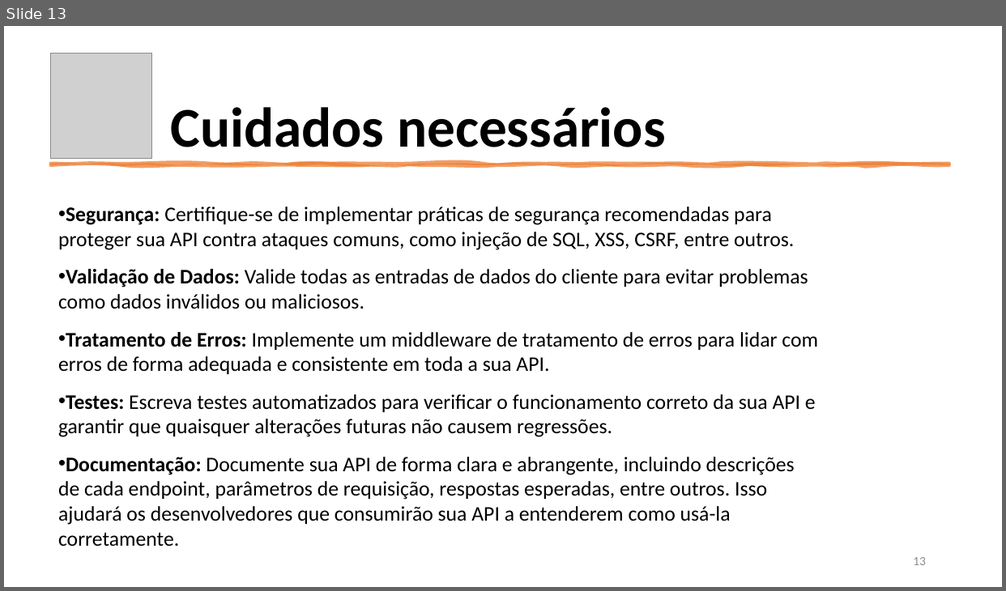
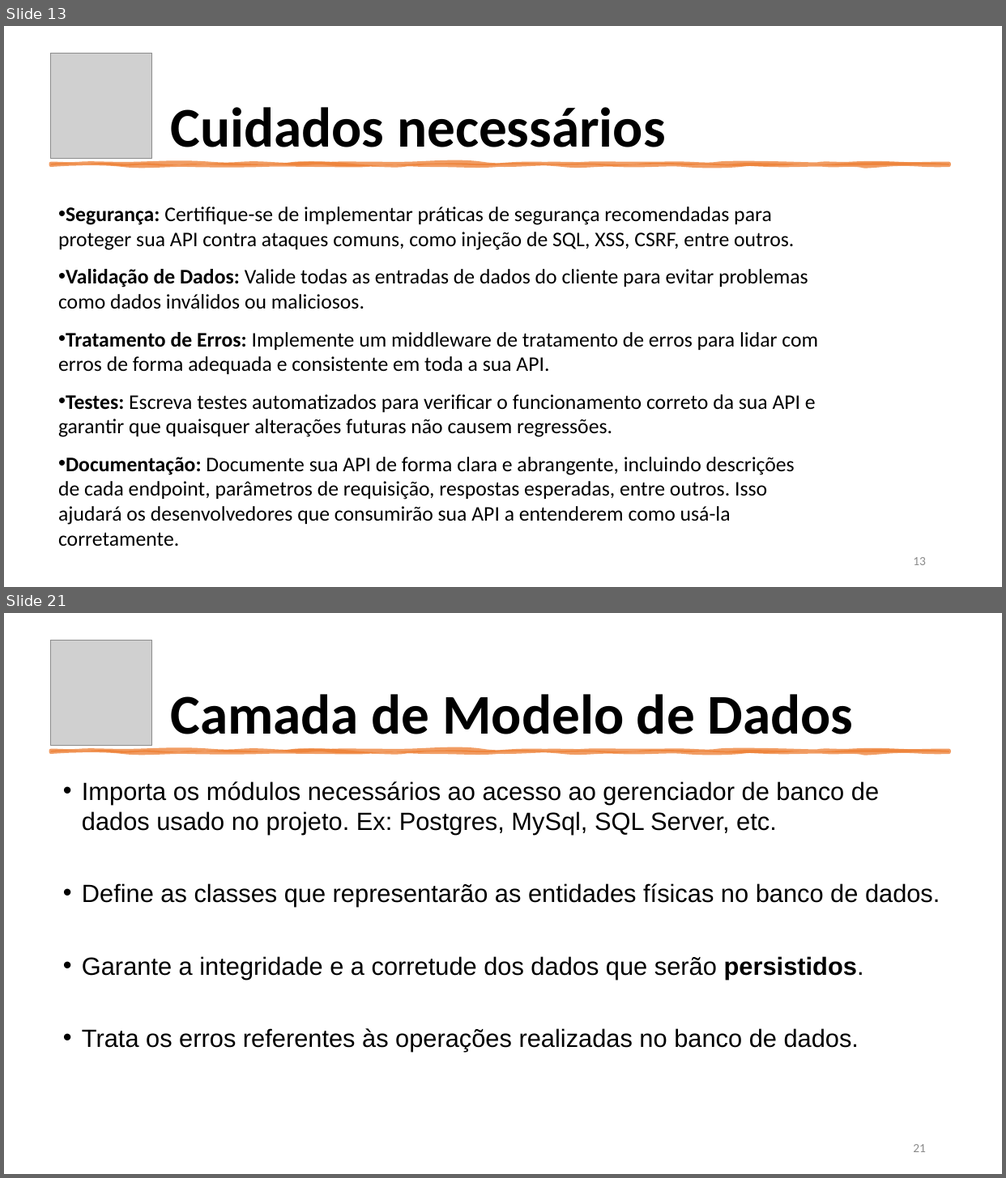
Before and after one commit to aclaytonbr/cursos, a slide deck: API/aulas/parte2/aula9/introducao_express.pptx. Shown one above the other, each under a label of ours: slide 13 before the commit, slides 13 and 21 after it; the slides between them are not shown. The pictures are 1006x591 and 1006x1178 pixels, drawn with LibreOffice and Linux fonts; fonts in the diff are those of the drawing; grey boxes stand for pictures. Boxes give left, top, right and bottom in pixels: in the first picture for what was removed or moved away, otherwise in the second. Text is boxed around its words. In the diff, an @@ line names an element or a change of style, - is before the commit and + after.

```diff
--- a/API/aulas/parte2/aula9/introducao_express.pptx
+++ b/API/aulas/parte2/aula9/introducao_express.pptx
@@ slide 21 added at [4,613,1002,1174], background #FFFFFF @@
@@ picture added at [51,640,152,746] @@
@@ title added at [170,694,854,747], 54 pt, text #000000, bold @@
+Camada de Modelo de Dados
@@ freeform shape added at [51,751,949,752], fill #ED7D31 at 75% opacity, outline #ED7D31 3.5 pt @@
@@ text added at [82,781,940,1052], 24 pt, text #000000 @@
+• Importa os módulos necessários ao acesso ao gerenciador de banco de dados usado no projeto. Ex: Postgres, MySql, SQL Server, etc.
+• Define as classes que representarão as entidades físicas no banco de dados.
+• Garante a integridade e a corretude dos dados que serão persistidos.
+• Trata os erros referentes às operações realizadas no banco de dados.
@@ page number added at [913,1144,926,1152], 12 pt, text #8C8C8C @@
+21
```
Also in this commit, not shown: 2 slides changed, 17 other slides added, 19 other files.
